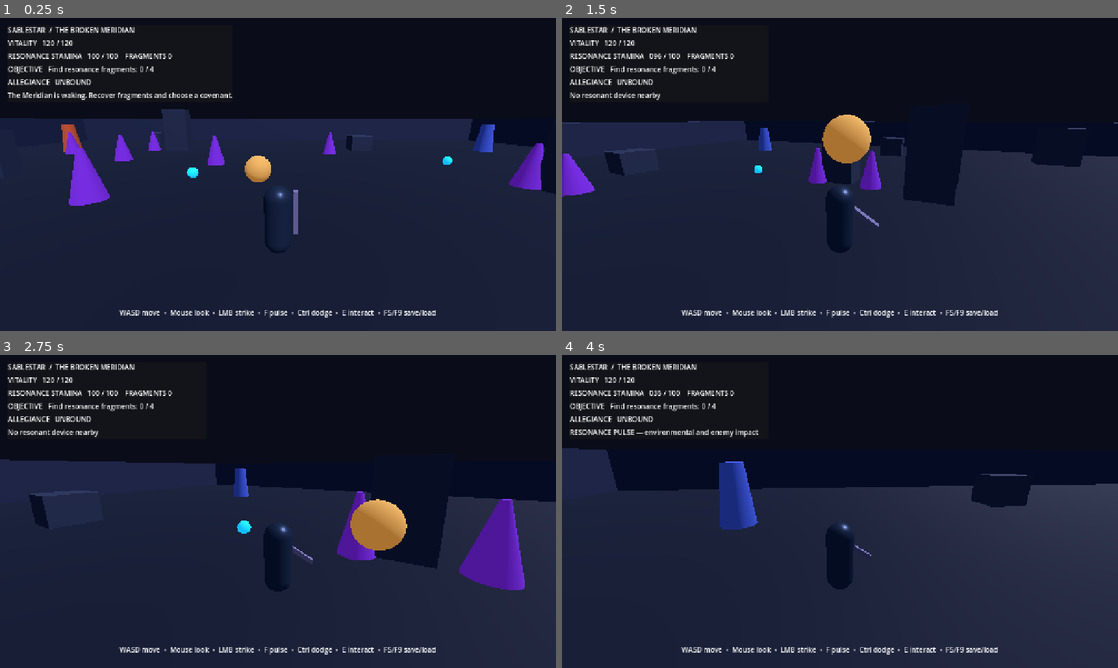
Above: before the commit, frames 1-4 (two rows, left to right).
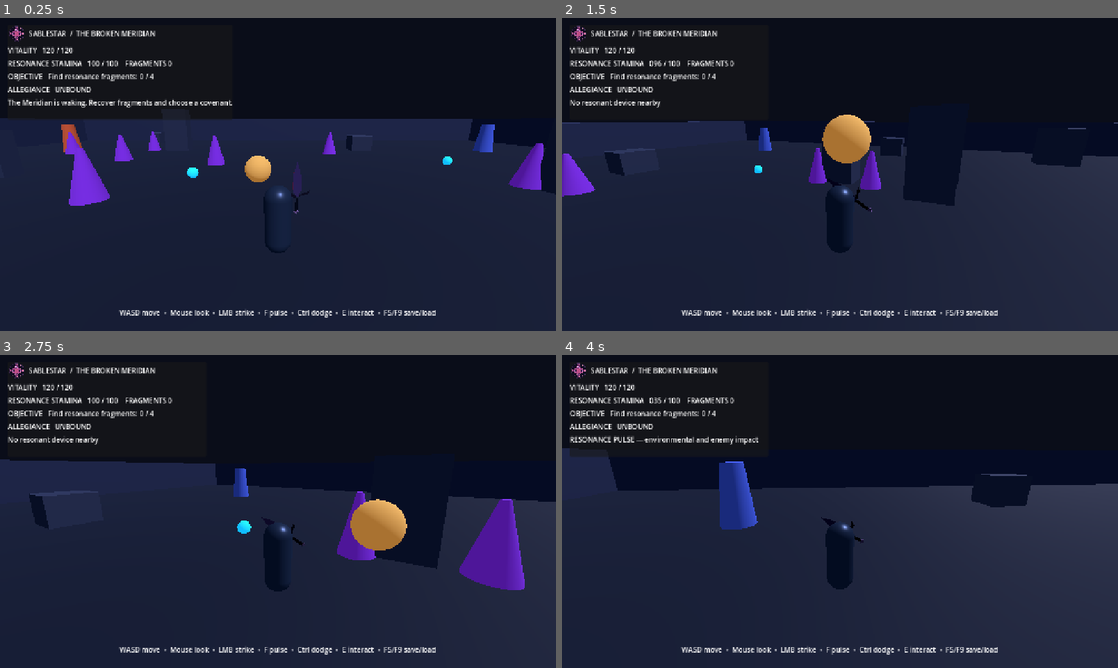
Above: after the commit, the same moments.

Repository: reppiks490/stacks-on-stacks
Game: Godot game, scene res://scenes/main.tscn
Same seed, same stepped clock (60 frames per second), same inputs: the game is played once before the commit and once after it.
Inputs (mouse positions are in pixels of both pictures, inside the frame that each line leads up to):
- Up to frame 1 (0.25 s): no input
- Up to frame 2 (1.5 s): tap Enter at 0.5 s; move the mouse to (867, 174) at 0.52 s; hold W from 0.53 s (still down); tap E at 0.6 s; click (867, 174) at 0.67 s; tap Space at 0.77 s; move the mouse to (812, 174) at 1.27 s; tap 1 at 1.35 s
- Up to frame 3 (2.75 s): keep holding W; tap Space at 1.52 s; move the mouse to (289, 505) at 2.02 s; tap 2 at 2.1 s
- Up to frame 4 (4 s): keep holding W; move the mouse to (834, 517) at 2.77 s; tap F at 2.85 s; click (834, 517) at 2.92 s; tap Space at 3.02, 3.77 s; move the mouse to (878, 514) at 3.52 s; tap Ctrl at 3.6 s

The runs differ from the first frame. In frame 1, 3.8% of the frame differs, in the area x 1-55%, y 2-70%; in frame 2, 3.1%; in frame 3, 3.0%; in frame 4, 3.6%.
Error before the commit: Invalid call. Nonexistent function 'chain' in base 'PropertyTweener'. (res://scripts/player_actor.gd:151)
Error after the commit: Invalid call. Nonexistent function 'chain' in base 'PropertyTweener'. (res://scripts/player_actor.gd:148)

Commit message:
feat(game): integrate Sableblade mesh, original UI crests and audio with tracked evidence

Diff:
--- a/assets/provenance.json
+++ b/assets/provenance.json
@@ -11,9 +11,9 @@
       "sha256": "8211fad7e7a0fc1a77bf1e74adfb624e6ee1d47cf94d9cfd40386f7627c3bc7c"
     },
     {
-      "bytes": 474,
+      "bytes": 384,
       "path": "assets/models/sableblade.mtl",
-      "sha256": "bfc1412107c5cd3db47060411d1c77e49c445c5df599f49f70451e67a27ab9f3"
+      "sha256": "cebf67aec8350fd0d2387efeb6d8ffaf3472871c0ec1f0b5a67beda67ba1d103"
     },
     {
       "bytes": 2845,
--- a/scripts/game_root.gd
+++ b/scripts/game_root.gd
@@ -8,6 +8,8 @@
 const Fragment = preload("res://scripts/resonance_fragment.gd")
 const Companion = preload("res://scripts/companion_orb.gd")
 const GameHUD = preload("res://scripts/hud.gd")
+const PULSE_CUE = preload("res://assets/audio/resonance_pulse.wav")
+const COVENANT_CUE = preload("res://assets/audio/covenant_seal.wav")
 
 var session
 var player
@@ -15,9 +17,13 @@
 var world
 var _pending_beacon: Node3D
 var _is_restoring: bool = false
+var _cue_player: AudioStreamPlayer
 
 func _ready() -> void:
     session = SessionState.new()
+    _cue_player = AudioStreamPlayer.new()
+    _cue_player.volume_db = -8.0
+    add_child(_cue_player)
     _make_lighting()
     world = WorldBuilder.new()
     world.name = "TheBrokenMeridian"
@@ -156,6 +162,7 @@
         return
     if session.choose_faction(id):
         _apply_faction_effects()
+        _play_source_cue(COVENANT_CUE)
         hud.notify("Covenant sealed: " + ("Ember Cartographers" if id == "FAC-01" else "Hollow Accord"), 6.0)
     _pending_beacon = null
 
@@ -164,6 +171,7 @@
     player.pulse_multiplier = 1.22 if session.chosen_faction == "FAC-02" else 1.0
 
 func _on_pulse_used() -> void:
+    _play_source_cue(PULSE_CUE)
     hud.notify("RESONANCE PULSE — environmental and enemy impact", 1.8)
 
 func _on_player_died() -> void:
@@ -175,3 +183,10 @@
     if is_instance_valid(player):
         player.restore_from_save(120.0)
     _is_restoring = false
+
+func _play_source_cue(cue: AudioStream) -> void:
+    if not is_instance_valid(_cue_player):
+        return
+    _cue_player.stop()
+    _cue_player.stream = cue
+    _cue_player.play()
--- a/scripts/hud.gd
+++ b/scripts/hud.gd
@@ -7,6 +7,10 @@
 var _quest: Label
 var _status: Label
 var _faction: Label
+var _faction_badge: TextureRect
+const SABLESTAR_ICON = preload("res://assets/vector/sablestar_sigillum.svg")
+const EMBER_ICON = preload("res://assets/vector/ember_cartographers.svg")
+const HOLLOW_ICON = preload("res://assets/vector/hollow_accord.svg")
 var _dialog: PanelContainer
 var _faction_id: String = ""
 var _last_status_until: float = 0.0
@@ -16,14 +20,23 @@
     panel.offset_left = 18.0
     panel.offset_top = 16.0
     panel.offset_right = 475.0
-    panel.offset_bottom = 194.0
+    panel.offset_bottom = 234.0
     add_child(panel)
     var vbox := VBoxContainer.new()
     vbox.add_theme_constant_override("separation", 7)
     panel.add_child(vbox)
+    var header := HBoxContainer.new()
+    header.add_theme_constant_override("separation", 8)
+    vbox.add_child(header)
+    var sigil := TextureRect.new()
+    sigil.texture = SABLESTAR_ICON
+    sigil.custom_minimum_size = Vector2(40, 40)
+    sigil.expand_mode = TextureRect.EXPAND_IGNORE_SIZE
+    sigil.stretch_mode = TextureRect.STRETCH_KEEP_ASPECT_CENTERED
+    header.add_child(sigil)
     var title := Label.new()
     title.text = "SABLESTAR  /  THE BROKEN MERIDIAN"
-    vbox.add_child(title)
+    header.add_child(title)
     _hp = Label.new()
     vbox.add_child(_hp)
     _stamina = Label.new()
@@ -31,8 +44,17 @@
     _quest = Label.new()
     _quest.autowrap_mode = TextServer.AUTOWRAP_WORD_SMART
     vbox.add_child(_quest)
+    var faction_row := HBoxContainer.new()
+    faction_row.add_theme_constant_override("separation", 8)
+    vbox.add_child(faction_row)
+    _faction_badge = TextureRect.new()
+    _faction_badge.custom_minimum_size = Vector2(26, 26)
+    _faction_badge.expand_mode = TextureRect.EXPAND_IGNORE_SIZE
+    _faction_badge.stretch_mode = TextureRect.STRETCH_KEEP_ASPECT_CENTERED
+    _faction_badge.visible = false
+    faction_row.add_child(_faction_badge)
     _faction = Label.new()
-    vbox.add_child(_faction)
+    faction_row.add_child(_faction)
     _status = Label.new()
     vbox.add_child(_status)
 
@@ -74,6 +96,9 @@
     _stamina.text = "RESONANCE STAMINA   %03d / 100    FRAGMENTS %d" % [int(stamina), session.fragments]
     _quest.text = "OBJECTIVE   " + session.objective_text()
     _faction.text = "ALLEGIANCE   " + (session.chosen_faction if session.chosen_faction != "" else "UNBOUND")
+    _faction_badge.visible = session.chosen_faction in ["FAC-01", "FAC-02"]
+    if _faction_badge.visible:
+        _faction_badge.texture = EMBER_ICON if session.chosen_faction == "FAC-01" else HOLLOW_ICON
     if Time.get_ticks_msec() / 1000.0 > _last_status_until:
         _status.text = ""
 
--- a/scripts/player_actor.gd
+++ b/scripts/player_actor.gd
@@ -5,6 +5,7 @@
 signal pulse_used
 
 const Combat = preload("res://scripts/combat_rules.gd")
+const SABLEBLADE_MESH = preload("res://assets/models/sableblade.obj")
 const SPEED := 7.2
 const SPRINT_SPEED := 10.0
 const JUMP_SPEED := 8.0
@@ -48,14 +49,10 @@
     add_child(body)
 
     _sword = MeshInstance3D.new()
-    var blade := BoxMesh.new()
-    blade.size = Vector3(0.12, 1.25, 0.19)
-    _sword.mesh = blade
-    _sword.position = Vector3(0.50, 0.05, -0.35)
-    var steel := StandardMaterial3D.new()
-    steel.albedo_color = Color(0.81, 0.74, 0.9)
-    steel.metallic = 0.75
-    _sword.material_override = steel
+    # Original source-backed sword: six named faceted OBJ submeshes.
+    _sword.mesh = SABLEBLADE_MESH
+    _sword.scale = Vector3(0.42, 0.42, 0.42)
+    _sword.position = Vector3(0.52, 0.37, -0.32)
     add_child(_sword)
 
     _camera_pivot = Node3D.new()
Not shown, changed: assets/models/sableblade.mtl
Not shown, changed: README.md
Not shown, changed: docs/STATUS.md
Not shown, changed: tests/test_original_assets.py
Not shown, changed: tools/generate_original_assets.py
